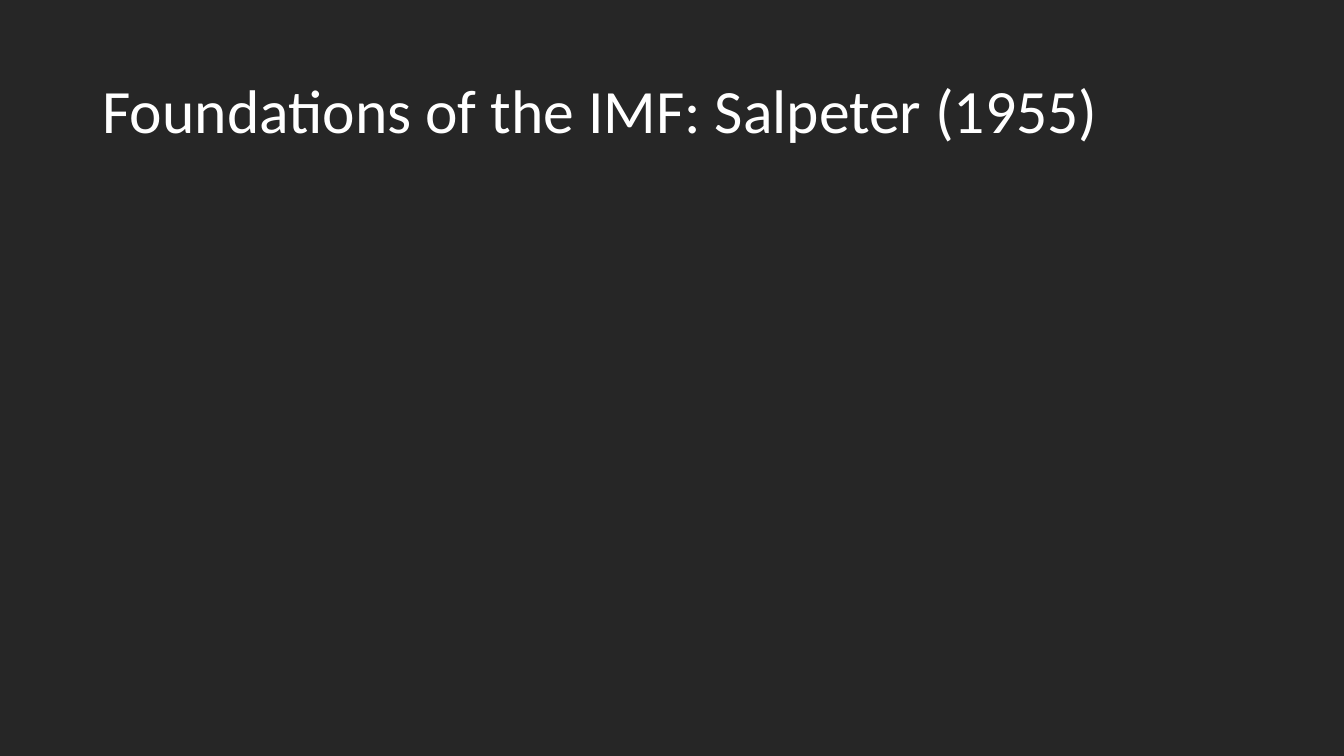
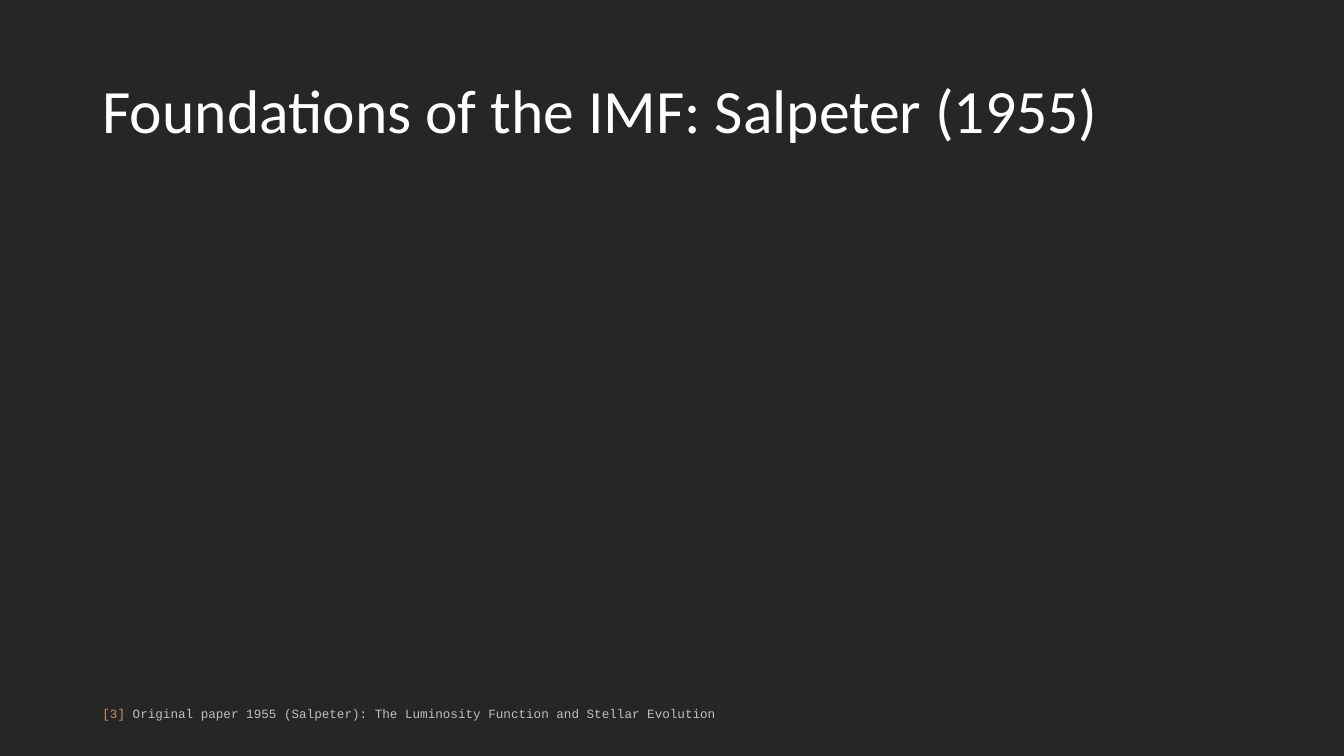
Before and after one commit to laxm7/sta_project, a slide deck: slide 3 of imf_intro_chiara_felix_laxman.pptx. Drawn at 1344x756 pixels with LibreOffice and Linux fonts; fonts in the diff are those of the drawing; grey boxes stand for pictures. Boxes give left, top, right and bottom in pixels: in the first picture for what was removed or moved away, otherwise in the second. Text is boxed around its words. In the diff, an @@ line names an element or a change of style, - is before the commit and + after.

```diff
--- a/imf_intro_chiara_felix_laxman.pptx
+++ b/imf_intro_chiara_felix_laxman.pptx
@@ text added at [102,709,715,721], 9 pt, text #BCBEC4 @@
+[3] Original paper 1955 (Salpeter): The Luminosity Function and Stellar Evolution
```
Also in this commit, not shown: 4 other slides changed, 2 slides added, 1 other file.
